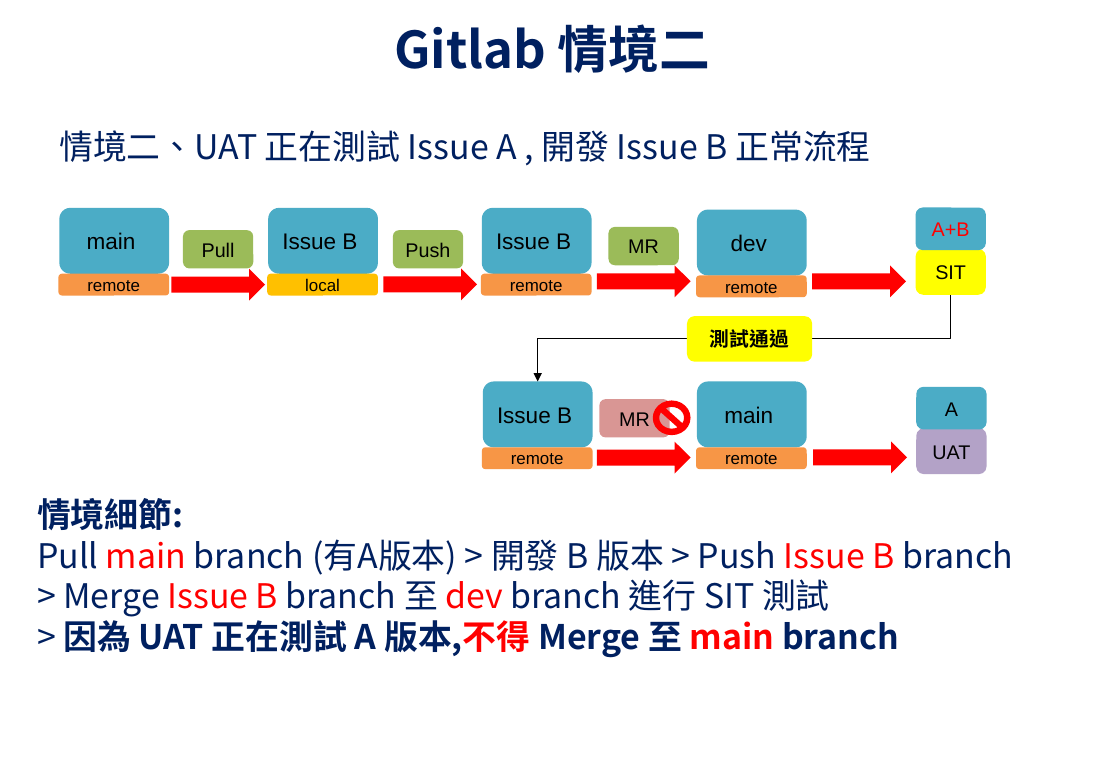
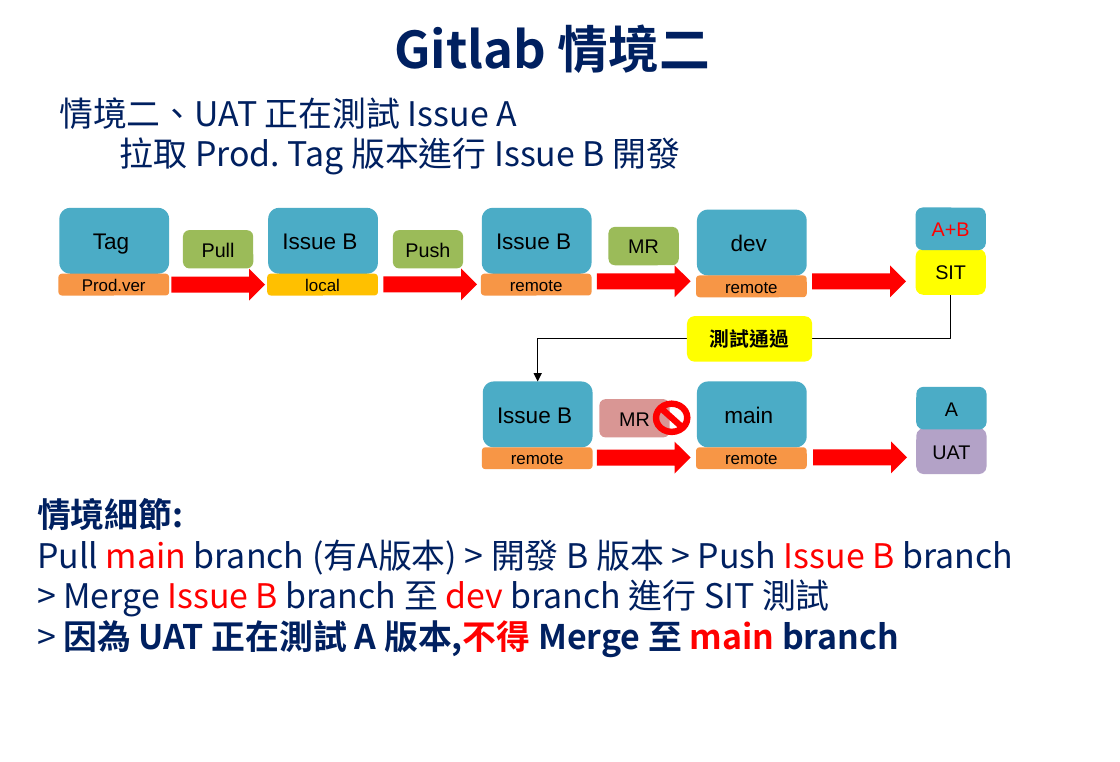
Before and after one commit to UDFWu/transfile, a slide deck: slide 3 of CICD Process.pptx. Drawn at 1120x762 pixels with LibreOffice and Linux fonts; fonts in the diff are those of the drawing; background and template pictures are left out. Boxes give left, top, right and bottom in pixels: in the first picture for what was removed or moved away, otherwise in the second. Text is boxed around its words. In the diff, an @@ line names an element or a change of style, - is before the commit and + after.

```diff
--- a/CICD Process.pptx
+++ b/CICD Process.pptx
@@ text at <box>59,97,681,175</box>: text changed @@
-情境二、UAT 正在測試 Issue A , 開發 Issue B 正常流程
+情境二、UAT 正在測試 Issue A
+拉取 Prod. Tag 版本進行 Issue B 開發
@@ text in rounded rectangle at <box>93,233,129,254</box>: text changed @@
-main
+Tag
@@ text in rounded rectangle at <box>82,278,146,291</box>: text changed @@
-remote
+Prod.ver
```
Also in this commit, not shown: 6 other slides changed, 1 slide added, 1 other file.
